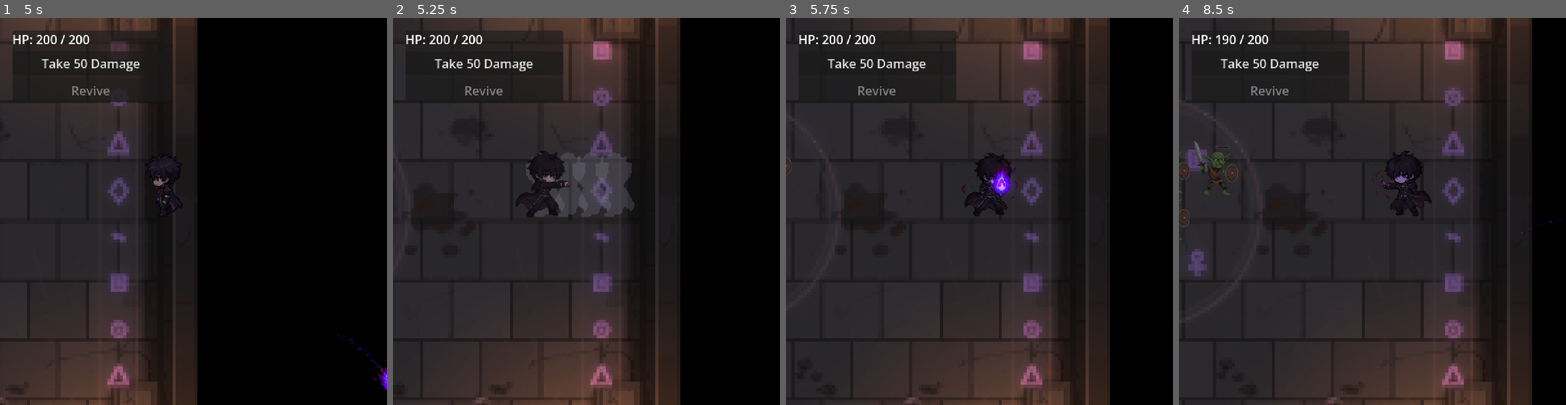
Above: before the commit, frames 1-4 (left to right).
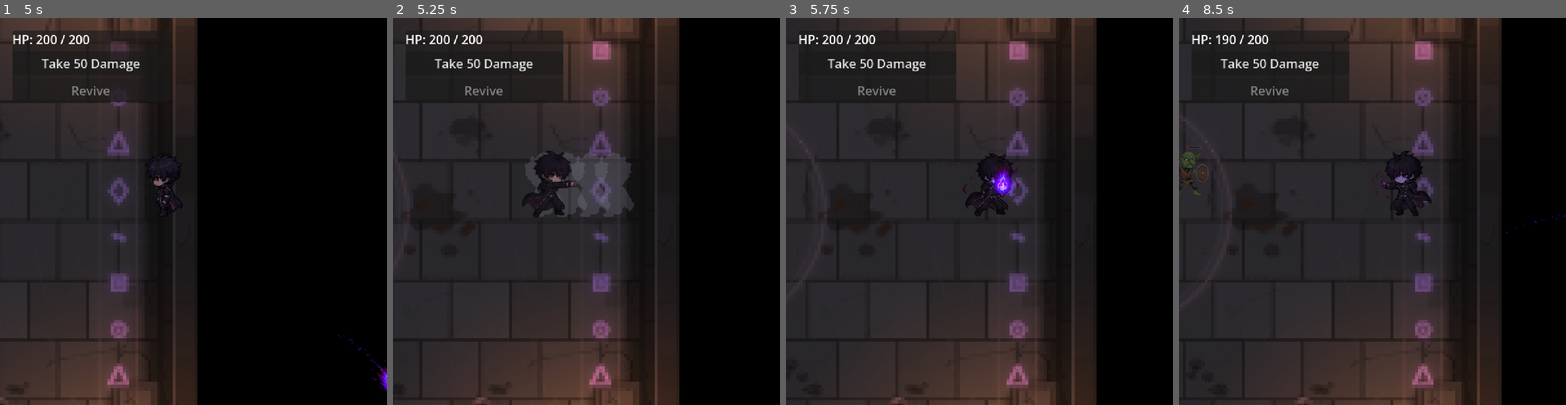
Above: after the commit, the same moments.

Repository: FahmiMj/godot-gta7
Game: Godot game, scene res://flat_map.tscn
The game is run twice, just before and just after one commit, with the same random seed, the same clock (stepped at 60 frames per second) and the same inputs.
Inputs (mouse positions are in pixels of both pictures, inside the frame that each line leads up to):
- Up to frame 1 (5 s): tap Enter (ui_accept) at 0.5, 0.77, 1.52, 3.02, 3.77, 4.52 s; move the mouse to (278, 192) at 0.52 s; hold E (attack) 0.53-1.28 s; hold D (move_right) 0.53-2.03 s; click (278, 192) at 0.67 s; move the mouse to (116, 230) at 1.27 s; tap E (attack) at 1.35, 2.3, 3.05, 4.35 s; move the mouse to (232, 126) at 2.02 s; hold A (move_left) 2.03-2.78 s; hold Q (flash_step) 2.03-2.78 s; move the mouse to (174, 288) at 2.77 s; hold D (move_right) 2.78-4.28 s; tap O at 2.85 s; click (174, 288) at 2.92 s; move the mouse to (309, 269) at 3.52 s; hold E (attack) 3.53-4.28 s; move the mouse to (77, 153) at 4.27 s; hold A (move_left) from 4.28 s (still down)
- Up to frame 2 (5.25 s): move the mouse to (605, 211) at 5.02 s; release A (move_left) at 5.03 s; hold D (move_right) from 5.03 s (still down); hold Q (flash_step) from 5.03 s (still down); click (605, 211) at 5.17 s
- Up to frame 3 (5.75 s): keep holding D (move_right); keep holding Q (flash_step); tap E (attack) at 5.3 s
- Up to frame 4 (8.5 s): move the mouse to (1314, 114) at 5.77 s; release D (move_right) at 5.78 s; release Q (flash_step) at 5.78 s; hold A (move_left) 5.78-7.28 s; tap O at 5.85 s; tap Enter (ui_accept) at 6.02, 6.77, 7.52 s; tap E (attack) at 6.05, 7.35, 8.3 s; move the mouse to (1457, 192) at 6.52 s; hold E (attack) 6.53-7.28 s; move the mouse to (1295, 230) at 7.27 s; hold D (move_right) from 7.28 s (still down); click (1295, 230) at 7.42 s; move the mouse to (1411, 126) at 8.02 s; hold Q (flash_step) from 8.03 s (still down)

Frame 1 is identical in both runs. In frame 2, 1.4% of the frame differs, in the area x 1-75%, y 0-100%; in frame 3, 10%; in frame 4, 16%, in the area x 0-100%, y 0-100%.

Commit message:
feat: melee punch lunges the player forward in the attack direction
Swinging now steps the character a short distance (melee_lunge_distance)
toward the facing direction over melee_lunge_time, giving the punch weight
and letting the player close the gap on enemies.

Diff:
--- a/scripts/player.gd
+++ b/scripts/player.gd
@@ -30,6 +30,10 @@
 @export var melee_damage: int = 25
 ## How far the punch reaches in front of the player, in pixels.
 @export var melee_range: float = 100.0
+## How far the character lunges forward when swinging, in pixels.
+@export var melee_lunge_distance: float = 40.0
+## How long the lunge takes, in seconds.
+@export var melee_lunge_time: float = 0.15
 ## Health taken from each enemy the flash step passes through.
 @export var flash_damage: int = 15
 ## How close to the dash line an enemy must be to be hit, in pixels.
@@ -260,6 +264,12 @@
 		anim = "attack_down"
 	sprite.play(anim)
 
+	# lunge a short step in the attack direction so the punch feels weighty
+	var lunge_target := global_position + _facing_vector() * melee_lunge_distance
+	var lunge := create_tween()
+	lunge.tween_property(self, "global_position", lunge_target, melee_lunge_time)
+	lunge.tween_callback(lunge.kill)
+
 	# the punch lands immediately: hurt anything in reach in front of us
 	_hit_enemies_in_front(melee_damage, melee_range)
 
